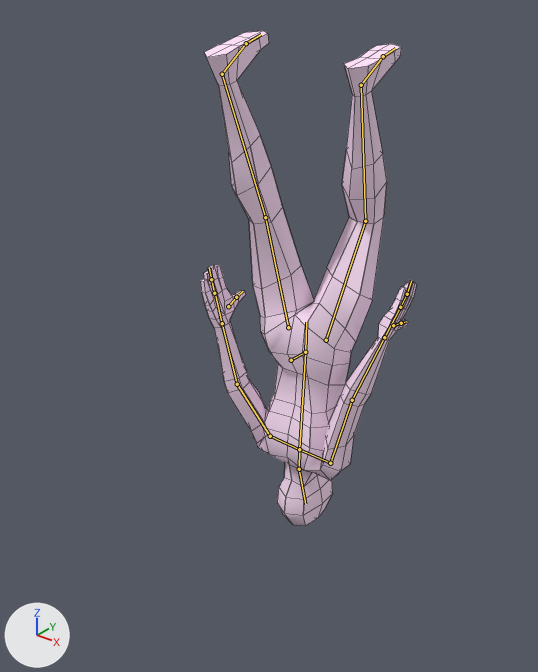
Before and after pictures for a commit that changed the Blender file Assets/Entities/Player/Human_Fancy.blend.
Camera for both pictures: a 50 mm lens placed at (1.32, -1.68, 2.23), pointed at (-0.1, 0.09, 1.13). The axes (+X, +Y, +Z) are drawn at lower left. The lights are the same throughout. Both versions are drawn at frame 60 of the action 'Walk'; the numbers are the values there. The bones that bend it are drawn over the model as lines. Mesh edges are drawn as thin lines.

Objects in the first picture: 'HumanFemale'.
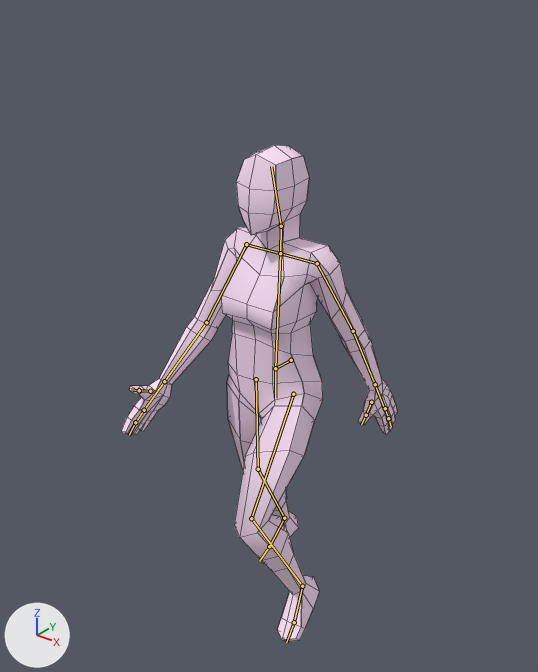
Changed parts and their boxes [x1, y1, x2, y2] in the pictures (538 x 672 px):
'HumanFemale', posed (27% wider)
    before: [200, 30, 417, 526]
    after: [121, 145, 397, 642]
bone 'COG', root to tip
    before: (291, 360) to (305, 352)
    after: (291, 360) to (275, 368)
bone 'Thigh.Right', root to tip
    before: (288, 327) to (265, 217)
    after: (256, 379) to (258, 469)
bone 'Shin.Right', root to tip
    before: (265, 217) to (222, 74)
    after: (258, 469) to (284, 518)
bone 'Thigh.Left', root to tip
    before: (326, 340) to (365, 221)
    after: (293, 394) to (251, 518)
bone 'Shin.Left', root to tip
    before: (365, 221) to (361, 85)
    after: (251, 518) to (302, 586)
bone 'Foot.Left', root to tip
    before: (361, 85) to (383, 56)
    after: (302, 586) to (294, 622)
bone 'Upperarm.Left', root to tip
    before: (330, 463) to (352, 400)
    after: (317, 263) to (353, 331)
bone 'Forearm.Left', root to tip
    before: (352, 400) to (384, 337)
    after: (353, 331) to (375, 384)
bone 'Shoulder.Right', root to tip
    before: (299, 449) to (270, 436)
    after: (280, 253) to (246, 244)
bone 'Upperarm.Right', root to tip
    before: (270, 436) to (237, 384)
    after: (246, 244) to (206, 322)
bone 'Forearm.Right', root to tip
    before: (237, 384) to (222, 323)
    after: (206, 322) to (164, 381)

Patch to the scene script:
```diff
--- a/Assets/Entities/Player/Human_Fancy.blend.py
+++ b/Assets/Entities/Player/Human_Fancy.blend.py
@@ bone_cog @@
 bone_cog = bpy.data.objects['FemaleArm'].pose.bones['COG']
-bone_cog.rotation_quaternion = (0.0, 1.0, 0.0, 0.0)  # degrees (180, 0, 0)
+bone_cog.rotation_quaternion = (1.0, 0.0, 0.0, 0.0)  # degrees (0, 0, 0)
@@ bone_thigh_right @@
 bone_thigh_right = bpy.data.objects['FemaleArm'].pose.bones['Thigh.Right']  # child of 'Hip'
-bone_thigh_right.rotation_quaternion = (0.993, 0.116, -0.01, -0.01)  # degrees (13, -1, -1)
+bone_thigh_right.rotation_quaternion = (0.997, 0.077, -0.007, -0.007)  # degrees (9, -1, -1)
@@ bone_shin_right @@
 bone_shin_right = bpy.data.objects['FemaleArm'].pose.bones['Shin.Right']  # child of 'Thigh.Right'
-bone_shin_right.rotation_quaternion = (1.0, 0.0, 0.0, 0.0)  # degrees (0, 0, 0)
+bone_shin_right.rotation_quaternion = (0.99, 0.144, 0.0, 0.0)  # degrees (17, 0, 0)
@@ bone_thigh_left @@
 bone_thigh_left = bpy.data.objects['FemaleArm'].pose.bones['Thigh.Left']  # child of 'Hip'
-bone_thigh_left.rotation_quaternion = (0.973, -0.231, -0.002, 0.012)  # degrees (-27, 0, 1)
+bone_thigh_left.rotation_quaternion = (0.949, -0.313, -0.027, -0.028)  # degrees (-36, -4, -2)
@@ bone_shin_left @@
 bone_shin_left = bpy.data.objects['FemaleArm'].pose.bones['Shin.Left']  # child of 'Thigh.Left'
-bone_shin_left.rotation_quaternion = (0.944, 0.331, 0.0, 0.0)  # degrees (39, 0, 0)
+bone_shin_left.rotation_quaternion = (0.867, 0.494, 0.0, 0.0)  # degrees (59, 0, 0)
@@ bone_foot_left @@
 bone_foot_left = bpy.data.objects['FemaleArm'].pose.bones['Foot.Left']  # child of 'Shin.Left'
-bone_foot_left.rotation_quaternion = (1.0, 0.0, 0.0, 0.0)  # degrees (0, 0, 0)
+bone_foot_left.rotation_quaternion = (0.992, 0.129, 0.017, 0.009)  # degrees (15, 2, 1)
@@ bone_upperarm_left @@
 bone_upperarm_left = bpy.data.objects['FemaleArm'].pose.bones['Upperarm.Left']  # child of 'Shoulder.Left'
-bone_upperarm_left.rotation_quaternion = (0.768, -0.638, -0.009, -0.059)  # degrees (-79, -5, -5)
+bone_upperarm_left.rotation_quaternion = (0.744, -0.633, 0.191, 0.094)  # degrees (-82, 24, -6)
@@ bone_forearm_left @@
 bone_forearm_left = bpy.data.objects['FemaleArm'].pose.bones['Forearm.Left']  # child of 'Upperarm.Left'
-bone_forearm_left.rotation_quaternion = (0.986, 0.0, 0.0, -0.165)  # degrees (0, 0, -19)
+bone_forearm_left.rotation_quaternion = (1.0, 0.0, 0.0, 0.0)  # degrees (0, 0, 0)
@@ bone_shoulder_right @@
 bone_shoulder_right = bpy.data.objects['FemaleArm'].pose.bones['Shoulder.Right']  # child of 'Back'
-bone_shoulder_right.rotation_quaternion = (1.0, 0.0, 0.0, 0.0)  # degrees (0, 0, 0)
+bone_shoulder_right.rotation_quaternion = (0.967, 0.0, 0.254, 0.0)  # degrees (0, 29, 0)
@@ bone_upperarm_right @@
 bone_upperarm_right = bpy.data.objects['FemaleArm'].pose.bones['Upperarm.Right']  # child of 'Shoulder.Right'
-bone_upperarm_right.rotation_quaternion = (0.748, -0.636, -0.173, -0.08)  # degrees (-82, -21, 6)
+bone_upperarm_right.rotation_quaternion = (0.768, -0.639, -0.023, 0.035)  # degrees (-79, 1, 5)
@@ bone_forearm_right @@
 bone_forearm_right = bpy.data.objects['FemaleArm'].pose.bones['Forearm.Right']  # child of 'Upperarm.Right'
-bone_forearm_right.rotation_quaternion = (0.994, 0.0, 0.0, 0.11)  # degrees (0, 0, 13)
+bone_forearm_right.rotation_quaternion = (0.997, 0.0, 0.0, 0.081)  # degrees (0, 0, 9)
```
